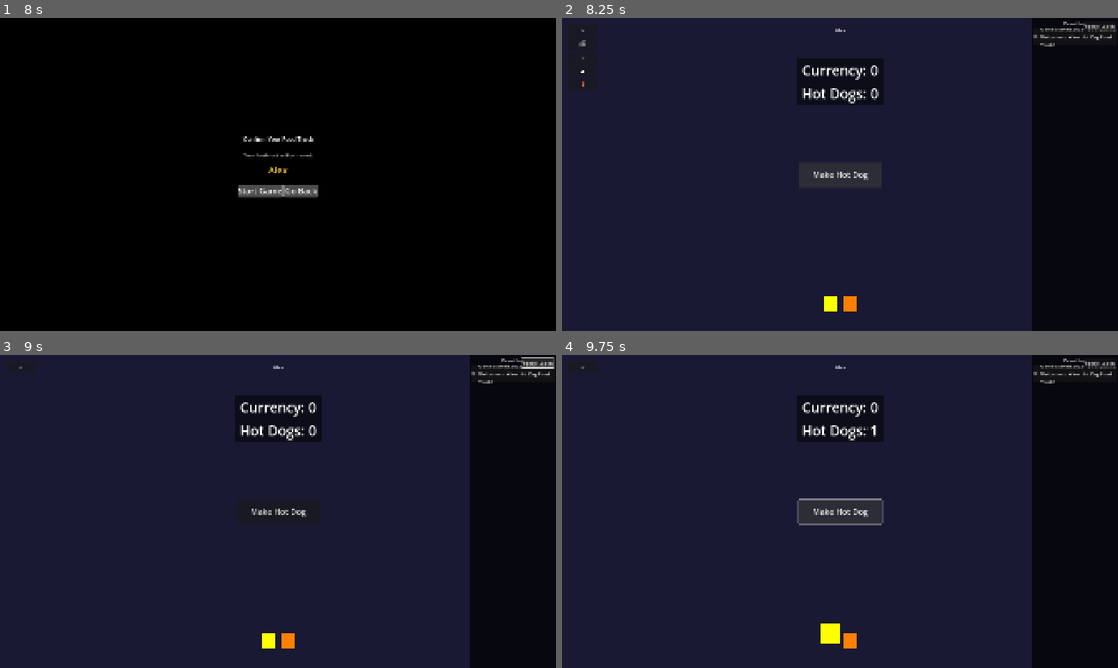
Above: before the commit, frames 1-4 (two rows, left to right).
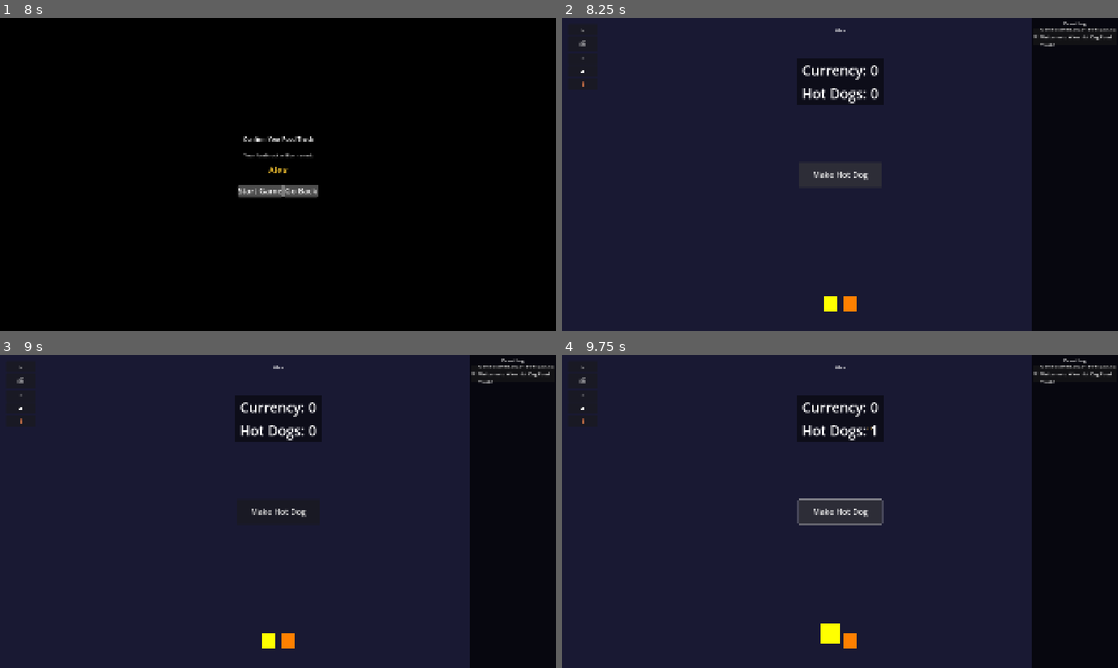
Above: after the commit, the same moments.

Repository: aaronleebrooks/weenieworld
Game: Godot game, scene res://scenes/main_menu/MainMenu.tscn
The game is run twice, just before and just after one commit, with the same random seed, the same clock (stepped at 60 frames per second) and the same inputs.
Inputs (mouse positions are in pixels of both pictures, inside the frame that each line leads up to):
- Up to frame 1 (8 s): click "New Game" at 0.5 s; click (278, 158) at 1.27 s; type "Alex" at 1.35 s; click "New Game" at 2 s; click "Start Game" at 2.75 s; click "Start Game" at 3.5 s; click "New Game" at 4.25 s; click "Start Game" at 5 s; click "Cancel" at 5.75 s; click "Go Back" at 6.5 s; click "Options" at 7.25 s
- Up to frame 2 (8.25 s): tap Enter at 8, 8.1 s
- Up to frame 3 (9 s): click (539, 361) at 8.75 s, where only the run before the commit has a clickable "Toggle Labels"
- Up to frame 4 (9.75 s): click "Make Hot Dog" at 9.5 s

Frame 1 is identical in both runs. In frame 2, less than 0.1% of the frame differs, in the area x 93-100%, y 1-4%; in frame 3, 0.2%, in the area x 3-100%, y 0-22%; in frame 4, 0.1%.

Commit message:
Remove old Toggle Labels button from top-right corner

Diff:
--- a/scenes/game/Game.gd
+++ b/scenes/game/Game.gd
@@ -36,8 +36,7 @@
 	floating_text_manager = get_node("/root/FloatingTextManager")
 	event_log_manager = get_node("/root/EventLogManager")
 
-	# Create tooltip toggle button
-	_create_tooltip_toggle()
+
 
 	# Connect button signals
 	upgrade_icon.pressed.connect(_on_upgrade_icon_pressed)
@@ -202,16 +201,7 @@
 	else:
 		print("✗ %s: NOT FOUND or INVALID" % manager_name)
 
-func _create_tooltip_toggle():
-	"""Create tooltip toggle button"""
-	var toggle_button = Button.new()
-	toggle_button.text = "Toggle Labels"
-	toggle_button.custom_minimum_size = Vector2(100, 30)
-	toggle_button.pressed.connect(_on_tooltip_toggle_pressed)
-
-	# Position in top-right corner
-	toggle_button.position = Vector2(get_viewport().get_visible_rect().size.x - 120, 10)
-	add_child(toggle_button)
+
 
 func _setup_currency_icon():
 	"""Setup currency icon display"""
@@ -237,11 +227,6 @@
 func _update_responsive_layout():
 	"""Update layout for responsive design"""
 	var viewport_size = get_viewport().get_visible_rect().size
-
-	# Update tooltip toggle position
-	var toggle_button = get_node_or_null("Button")  # The tooltip toggle button
-	if toggle_button:
-		toggle_button.position = Vector2(viewport_size.x - 120, 10)
 
 	print("Game: Responsive layout updated for viewport size: ", viewport_size)
 
